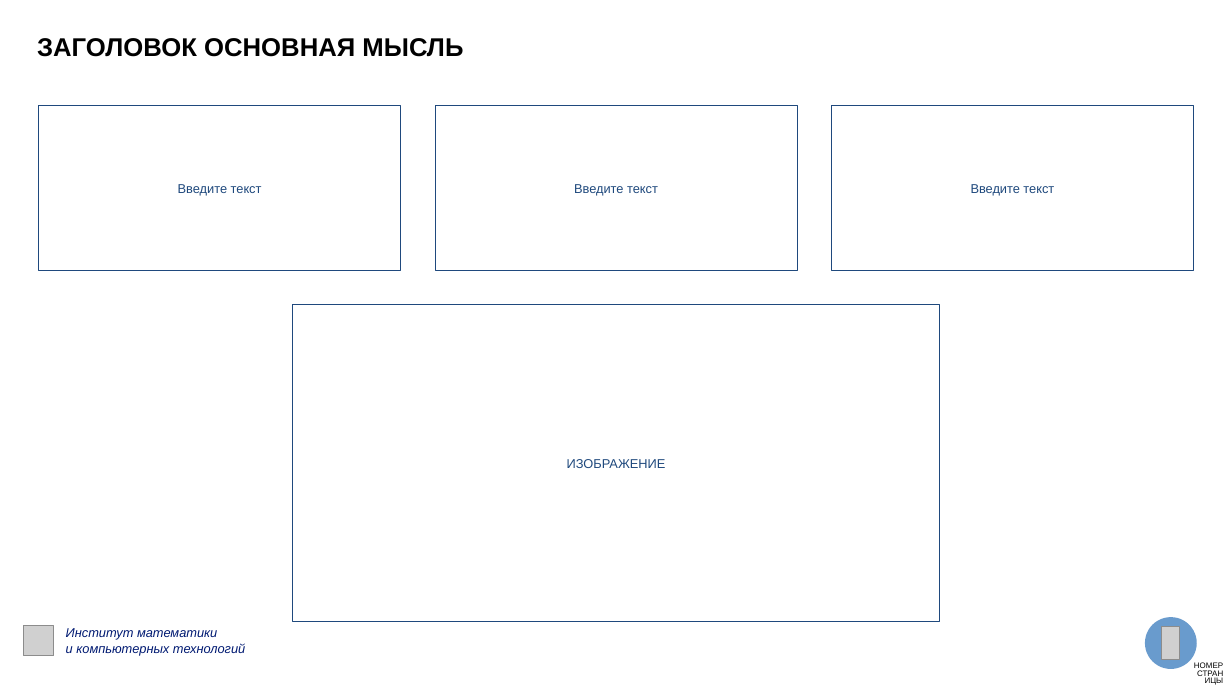
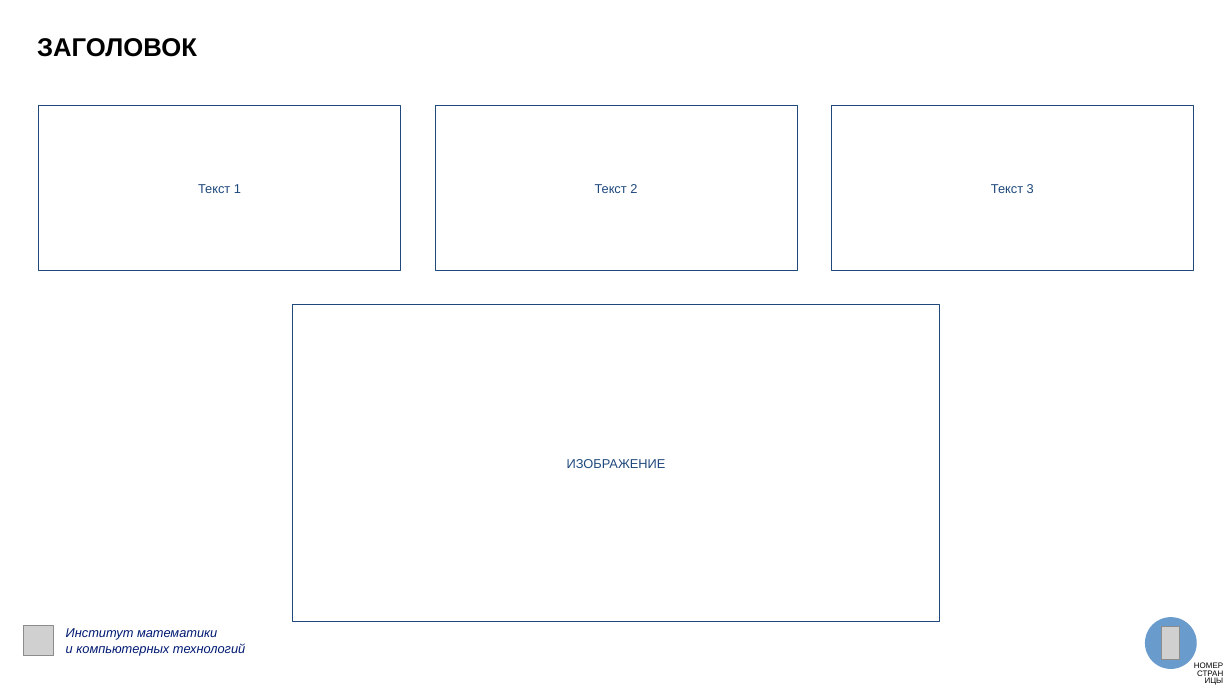
Before and after one commit to Y-uri-K/presentations_AI, a slide deck: slide 8 of backend/app/assets/dvfu_template.pptx. Drawn at 1232x693 pixels with LibreOffice and Linux fonts; fonts in the diff are those of the drawing; grey boxes stand for pictures. Boxes give left, top, right and bottom in pixels: in the first picture for what was removed or moved away, otherwise in the second. Text is boxed around its words. In the diff, an @@ line names an element or a change of style, - is before the commit and + after.

```diff
--- a/backend/app/assets/dvfu_template.pptx
+++ b/backend/app/assets/dvfu_template.pptx
@@ text at (x1=37, y1=38, x2=197, y2=57): text changed @@
-ЗАГОЛОВОК ОСНОВНАЯ МЫСЛЬ
+ЗАГОЛОВОК
@@ text in rectangle at (x1=198, y1=184, x2=241, y2=193): text changed @@
-Введите текст
+Текст 1
@@ text in rectangle at (x1=595, y1=184, x2=637, y2=193): text changed @@
-Введите текст
+Текст 2
@@ text in rectangle at (x1=991, y1=184, x2=1034, y2=193): text changed @@
-Введите текст
+Текст 3
```
Also in this commit, not shown: 11 other slides changed, 2 other files.
